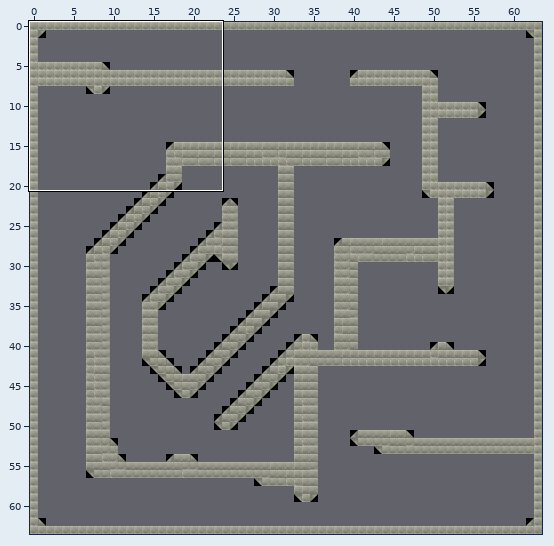
A Tiled map gets an edit: GravityPoC/level1.tmx. Above: a wide view before the commit, with the close-up outlined.
Close-up. Before:
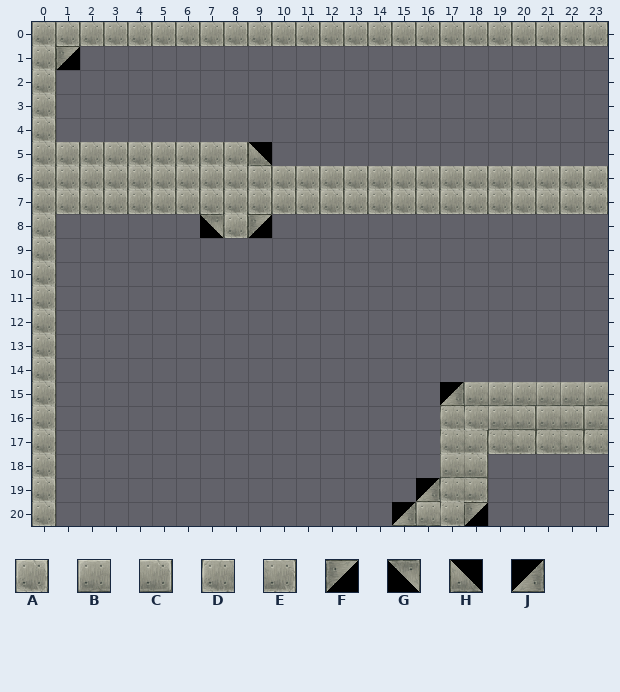
Cells are 32x32 px. Shown: x 0..23, y 0..20. The commit also changed other parts of the map, which this record leaves out. Tiles whose own drawing changed are shown in their newer look in all pictures.
Key: from "tilesetA": A 92, B 108, C 109, D 124, E 125, F 130, G 131, H 146, J 147.
_ is an empty cell.
Layers that did not change in this view are not listed.
Layer "Tile Layer 1" before, first column x 0:
 0 AAAAAAAAAAAAAAAAAAAAAAAA
 1 AF______________________
 2 A_______________________
 3 A_______________________
 4 A_______________________
 5 AAAAAAAAAH______________
 6 AAAAAAAAAAAAAAAAAAAAAAAA
 7 AAAAAAAAAAAAAAAAAAAAAAAA
 8 A______GAF______________
 9 A_______________________
10 A_______________________
11 A_______________________
12 A_______________________
13 A_______________________
14 A_______________________
15 A________________JBBBBBB
16 A________________DDBCBCB
17 A________________DEDEDED
18 A________________BC_____
19 A_______________JDE_____
20 A______________JBDF_____
After the commit:
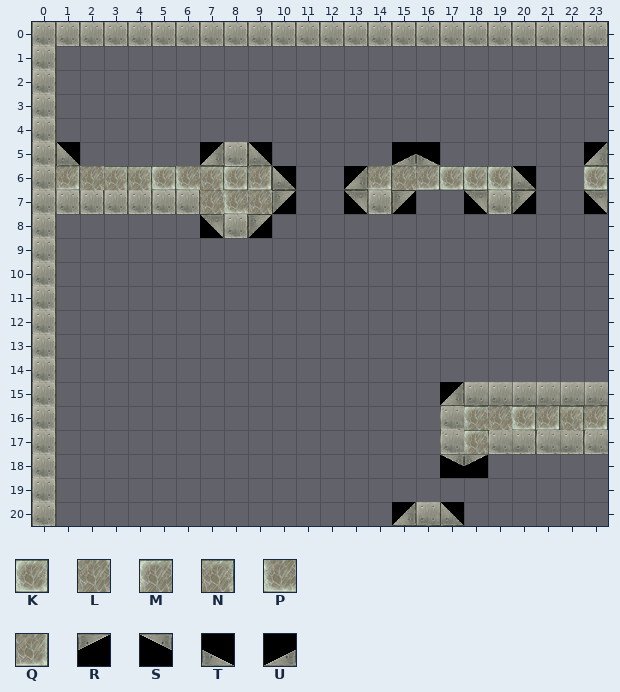
Further tiles: from "tilesetA": K 90, L 91, M 106, N 107, P 122, Q 123, R 132, S 133, T 148, U 149.
Changes in this commit:
Changed rows in their new state; . is an unchanged cell.
Layer "Tile Layer 1":
first column x 1:
 1 _
first column x 1:
 5 H_____J.......UT......J
 6 QLNNKPNKQH__JQLQKKKH__K
 7 ......LPLF__G.F__G.F__G
first column x 16:
16 ..MLKQNQ
17 ..M.....
18 .SR.....
19 ___.....
20 .H_.....
Boxes around the changes in both close-ups, in picture pixels (x1, y1, x2, y2):
removed: (56, 46, 80, 70)
changed: (56, 142, 608, 214)
changed: (416, 406, 608, 526)
